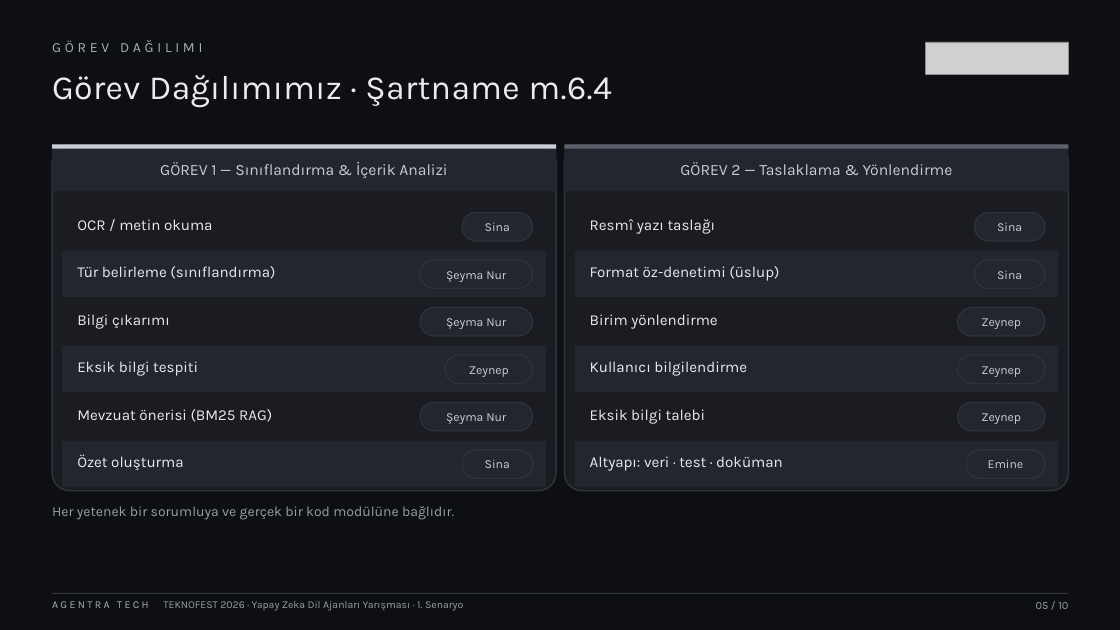
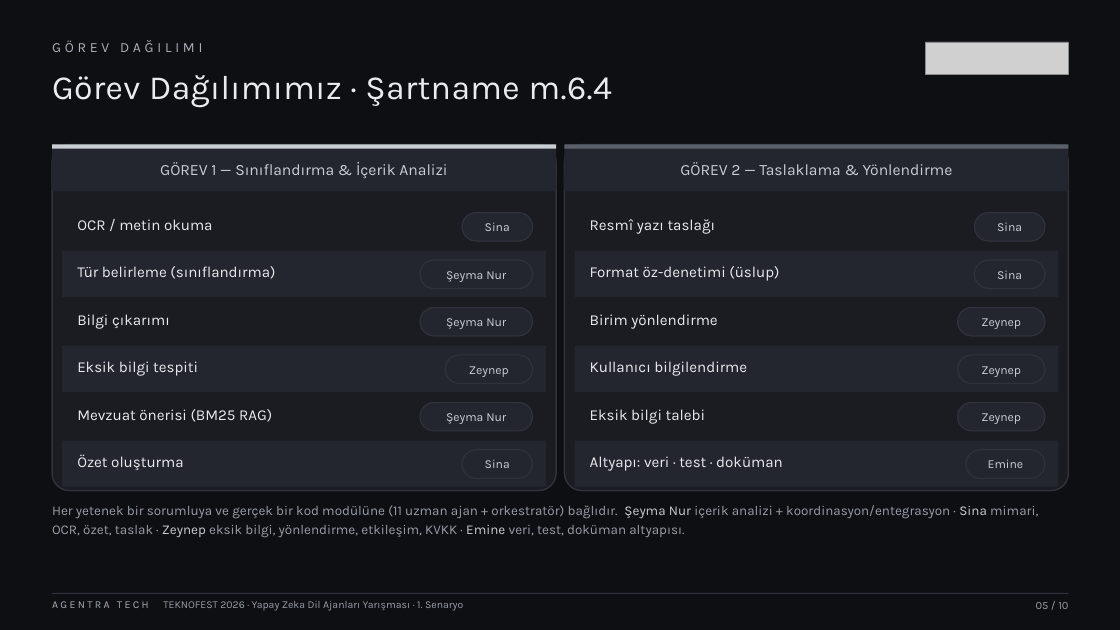
Before and after one commit to msgxr/teknofest-2026-kamu-evrak-akilli-ajan, a slide deck: slide 5 of presentations/Agentra_Tech_Takim_Tanitim_Sunum.pptx. Drawn at 1120x630 pixels with LibreOffice and Linux fonts; fonts in the diff are those of the drawing; grey boxes stand for pictures. Boxes give left, top, right and bottom in pixels: in the first picture for what was removed or moved away, otherwise in the second. Text is boxed around its words. In the diff, an @@ line names an element or a change of style, - is before the commit and + after.

```diff
--- a/presentations/Agentra_Tech_Takim_Tanitim_Sunum.pptx
+++ b/presentations/Agentra_Tech_Takim_Tanitim_Sunum.pptx
@@ text at [52,505,1038,537]: text changed; size 12 to 11.5 pt @@
-Her yetenek bir sorumluya ve gerçek bir kod modülüne bağlıdır.
+Her yetenek bir sorumluya ve gerçek bir kod modülüne (11 uzman ajan + orkestratör) bağlıdır. Şeyma Nur içerik analizi + koordinasyon/entegrasyon · Sina mimari, OCR, özet, taslak · Zeynep eksik bilgi, yönlendirme, etkileşim, KVKK · Emine veri, test, doküman altyapısı.
```
Also in this commit, not shown: 2 other slides changed, 1 other file.
